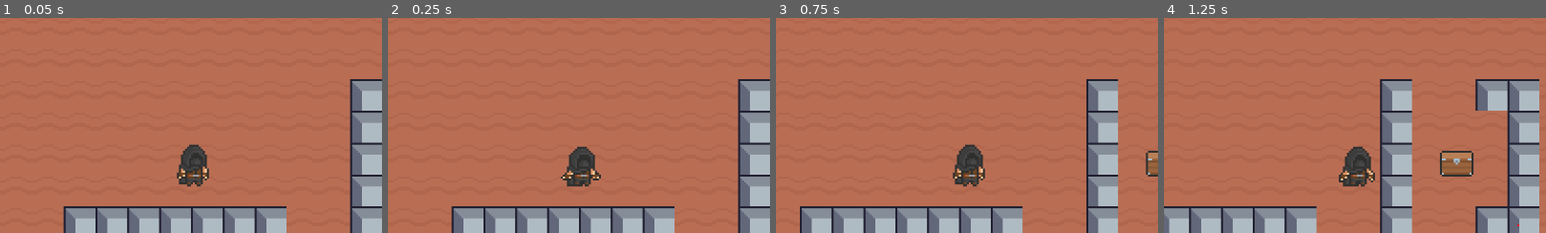
Above: before the commit, frames 1-4 (left to right).
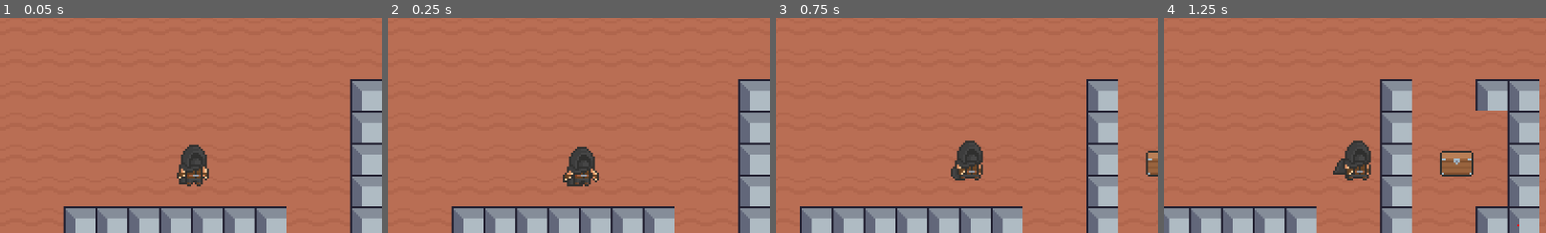
Above: after the commit, the same moments.

Repository: Eggsquisite/HeistHandler
Game: Godot game, scene res://scenes/base_level/base_level.tscn
The game is run twice, just before and just after one commit, with the same random seed, the same clock (stepped at 60 frames per second) and the same inputs.
Inputs:
- Up to frame 1 (0.05 s): no input
- Up to frame 2 (0.25 s): no input
- Up to frame 3 (0.75 s): hold D (right) from 0.53 s (still down); hold E (interact) from 0.53 s (still down)
- Up to frame 4 (1.25 s): keep holding D (right); keep holding E (interact); tap Shift (sneak) at 0.8 s
The pictures show only the part of the screen within x 25-75%, y 18-68%; the shares and areas given below are measured in that part.

Frame 1 is identical in both runs. In frame 2, less than 0.1% of the frame differs, in the area x 45-56%, y 63-77%; in frame 3, 0.7%; in frame 4, 1.0%, in the area x 44-56%, y 56-79%.

Commit message:
Hooked up player anims

Diff:
--- a/scenes/player/player.gd
+++ b/scenes/player/player.gd
@@ -12,7 +12,7 @@
 
 
 @onready var sprite_2d: Sprite2D = $Sprite2D
-@onready var animation_player: AnimationPlayer = $AnimationPlayer
+@onready var anim_player: AnimationPlayer = $AnimationPlayer
 @onready var debug_label: Label = $DebugLabel
 
 
@@ -96,6 +96,18 @@
 
 	_state = new_state
 
+	match _state:
+		PlayerState.IDLE:
+			anim_player.play("idle")
+		PlayerState.RUN:
+			anim_player.play("walk")
+		PlayerState.SNEAK_IDLE:
+			anim_player.play("sneak_idle")
+		PlayerState.SNEAK_WALK:
+			anim_player.play("sneak_walk")
+		PlayerState.LOCKPICK:
+			anim_player.play("sneak_idle")
+
 
 func set_sneaking(sneak_flag: bool) -> void:
 	if _sneaking == sneak_flag:
--- a/scenes/player/player.tscn
+++ b/scenes/player/player.tscn
@@ -8,7 +8,7 @@
 
 [sub_resource type="Animation" id="Animation_l1rcc"]
 resource_name = "idle"
-length = 0.8
+length = 0.5
 loop_mode = 1
 tracks/0/type = "value"
 tracks/0/imported = false
@@ -17,7 +17,7 @@
 tracks/0/interp = 1
 tracks/0/loop_wrap = true
 tracks/0/keys = {
-"times": PackedFloat32Array(0, 0.2, 0.4, 0.6, 0.7),
+"times": PackedFloat32Array(0, 0.1, 0.2, 0.3, 0.4),
 "transitions": PackedFloat32Array(1, 1, 1, 1, 1),
 "update": 1,
 "values": [0, 1, 2, 3, 0]
@@ -70,7 +70,7 @@
 
 [sub_resource type="Animation" id="Animation_aapeg"]
 resource_name = "sneak_idle"
-length = 1.15
+length = 0.8
 loop_mode = 1
 step = 0.05
 tracks/0/type = "value"
@@ -80,7 +80,7 @@
 tracks/0/interp = 1
 tracks/0/loop_wrap = true
 tracks/0/keys = {
-"times": PackedFloat32Array(0, 0.15, 0.3, 0.45, 0.6, 0.75, 0.9, 1.05),
+"times": PackedFloat32Array(0, 0.1, 0.2, 0.3, 0.4, 0.5, 0.6, 0.7),
 "transitions": PackedFloat32Array(1, 1, 1, 1, 1, 1, 1, 1),
 "update": 1,
 "values": [10, 11, 12, 13, 14, 15, 16, 17]
